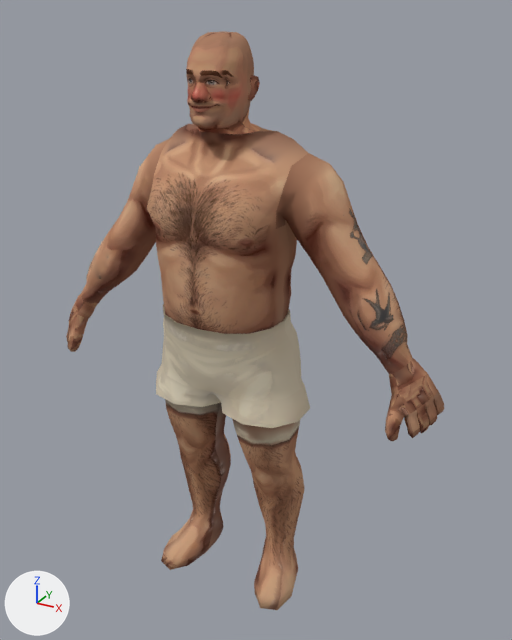
Before and after pictures for a commit that changed the Blender file tools/blend/brother.blend.
Both versions are drawn from a camera (50 mm lens) standing at (1.111, -1.868, 1.982) and looking at (0.071, 0.021, 1.038). The lights are fixed; the arrows at lower left show +X, +Y and +Z. The first picture is the older version.

In view in the first picture: 'brother_body', 'brother_ink', 'brother_shorts'.
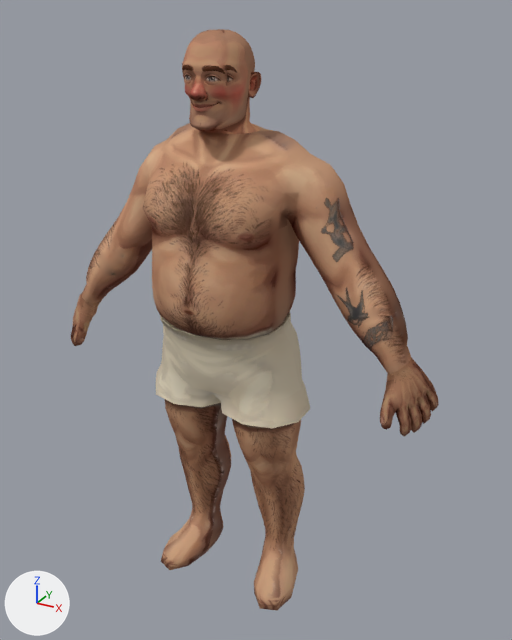
What changed in the scene script:
```text
Change me_brother_body:
    used by ob_brother_body; location = (0.0, 0.0, 0.0)
    remove me_brother_body.from_pydata(...)  # 2403 vertices, 2438 faces; spans x -0.72..0.72, y -0.23..0.15, z 0.0..1.92
    add me_brother_body.from_pydata(...)  # 2513 vertices, 2492 faces; spans x -0.7..0.7, y -0.26..0.15, z 0.0..1.93
    me_brother_body part 1: 400 vertices moved from x -0.26..0.26, y -0.23..0.14, z 1.08..1.92 to x -0.26..0.26, y -0.26..0.14, z 1.08..1.92; 814 vertices removed from x -0.26..0.26, y -0.18..0.04, z 1.01..1.92; 860 vertices added at x -0.28..0.28, y -0.19..0.05, z 1.01..1.93
    me_brother_body part 2: 30 vertices moved from x 0.57..0.72, y -0.08..0.02, z 0.85..1.03 to x 0.56..0.69, y -0.08..0.02, z 0.85..1.03; 78 vertices removed from x 0.55..0.71, y -0.15..0.01, z 0.83..1.05; 110 vertices added at x 0.55..0.7, y -0.15..0.01, z 0.83..1.04
    me_brother_body part 3: 30 vertices moved from x -0.72..-0.57, y -0.08..0.02, z 0.85..1.03 to x -0.69..-0.56, y -0.08..0.02, z 0.85..1.03; 78 vertices removed from x -0.71..-0.55, y -0.15..0.01, z 0.83..1.05; 110 vertices added at x -0.7..-0.55, y -0.15..0.01, z 0.83..1.04
    me_brother_body part 4: 583 kept faces spanning x -0.7..0.7, y -0.23..0.15, z 0.0..1.91 get new texture (UV) coordinates
    other edits to the shape of me_brother_body do not show in these pictures
Change me_brother_shorts:
    used by ob_brother_shorts; location = (0.0, 0.0, 0.0)
    remove me_brother_shorts.from_pydata(...)  # 185 vertices, 168 faces; spans x -0.281..0.281, y -0.218..0.14, z 0.762..1.097
    add me_brother_shorts.from_pydata(...)  # 205 vertices, 188 faces; spans x -0.282..0.282, y -0.228..0.141, z 0.762..1.097
    me_brother_shorts part 5: 4 vertices moved within x -0.247..0.247, y -0.172..-0.027, z 0.801..0.908; 171 vertices removed from x -0.281..0.281, y -0.218..0.14, z 0.762..1.097; 191 vertices added at x -0.282..0.282, y -0.228..0.141, z 0.762..1.097
Change me_brother_ink:
    used by ob_brother_ink; location = (0.0, 0.0, 0.0)
    remove me_brother_ink.from_pydata(...)  # 2403 vertices, 102 faces; spans x -0.72..0.72, y -0.23..0.15, z 0.0..1.92
    add me_brother_ink.from_pydata(...)  # 2513 vertices, 101 faces; spans x -0.7..0.7, y -0.26..0.15, z 0.0..1.93
    me_brother_ink part 6: 144 vertices moved within x -0.69..0.69, y -0.23..0.14, z 0.85..1.92; 1373 vertices removed from x -0.72..0.72, y -0.23..0.14, z 0.83..1.92; 1483 vertices added at x -0.7..0.7, y -0.26..0.15, z 0.83..1.93
    me_brother_ink part 7: 90 kept faces spanning x -0.61..0.61, y -0.09..0.09, z 1.0..1.57 get new texture (UV) coordinates
    other edits to the shape of me_brother_ink do not show in these pictures
```

What differs and where, as boxes [x1, y1, x2, y2] in the pictures (512 x 640 px; the box of a moved part takes in the faces that stretch with it):
'brother_body', reshaped: before [66, 31, 444, 610]; after [71, 29, 439, 611]
'brother_shorts', reshaped: before [156, 304, 310, 428]; after [156, 311, 311, 428]
part 1 of me_brother_body, moved or reshaped: before [155, 31, 297, 334]; after [152, 29, 299, 340]
part 2 of me_brother_body, moved or reshaped: before [376, 353, 444, 441]; after [375, 352, 438, 436]
part 3 of me_brother_body, moved or reshaped: before [66, 284, 101, 352]; after [71, 285, 102, 346]
part 4 of me_brother_body, surface changed: before [76, 84, 444, 610]; after [78, 94, 439, 611]
part 6 of me_brother_ink, moved or reshaped (not visible afterwards): before [362, 248, 391, 359]
part 7 of me_brother_ink, surface changed: before [349, 209, 407, 356]; after [321, 198, 393, 351]
